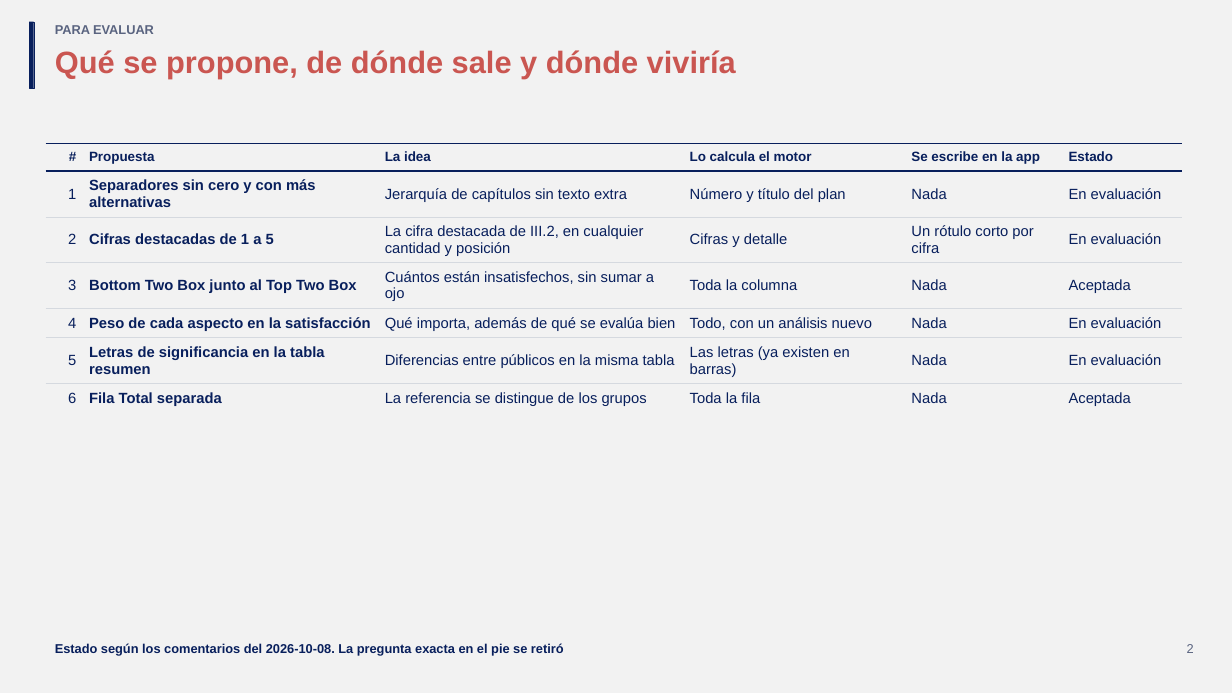
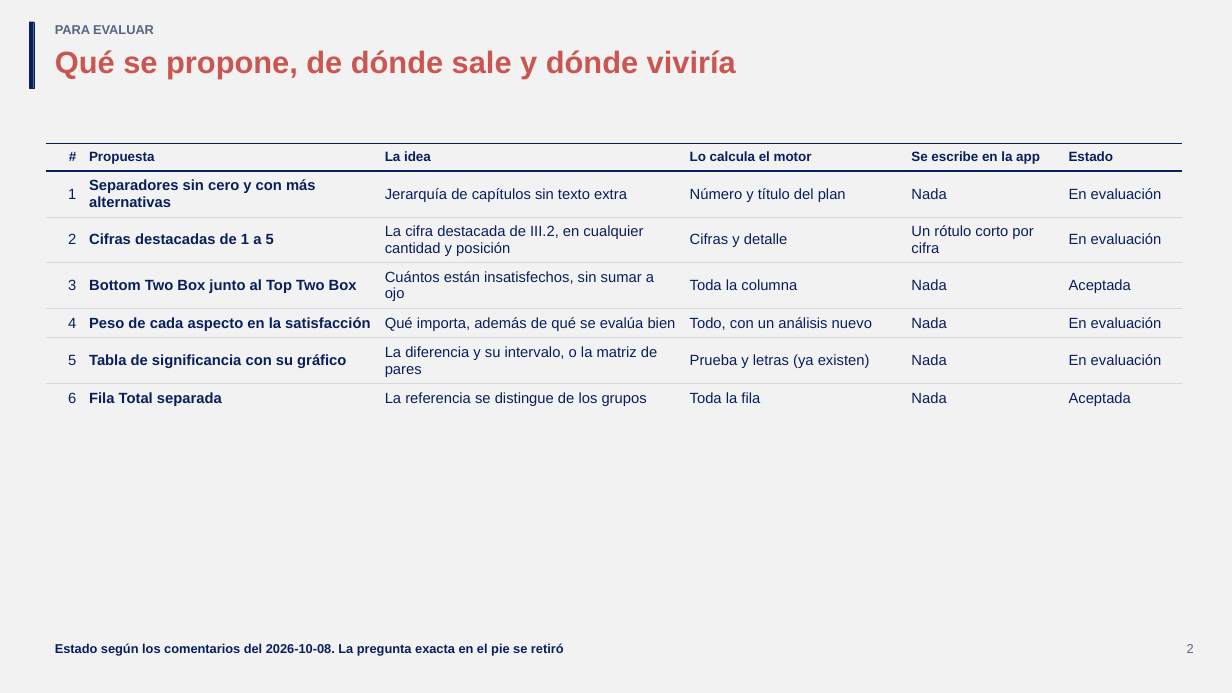
Before and after one commit to GonzaloAlmendariz/prosecnur-app, a slide deck: slide 2 of docs/qa/motor-ppt-2026-10-06/4-recetario/propuestas-rescatables.pptx. Drawn at 1232x693 pixels with LibreOffice and Linux fonts; fonts in the diff are those of the drawing; background and template pictures are left out. Boxes give left, top, right and bottom in pixels: in the first picture for what was removed or moved away, otherwise in the second. Text is boxed around its words. In the diff, an @@ line names an element or a change of style, - is before the commit and + after.

```diff
--- a/docs/qa/motor-ppt-2026-10-06/4-recetario/propuestas-rescatables.pptx
+++ b/docs/qa/motor-ppt-2026-10-06/4-recetario/propuestas-rescatables.pptx
@@ table at [45, 143, 1182, 559] @@
-row 6: 5 | Letras de significancia en la tabla resumen | Diferencias entre públicos en la misma tabla | Las letras (ya existen en barras) | Nada | En evaluación
+row 6: 5 | Tabla de significancia con su gráfico | La diferencia y su intervalo, o la matriz de pares | Prueba y letras (ya existen) | Nada | En evaluación
```
Also in this commit, not shown: 3 slides added, 3 slides removed, 2 other files.
